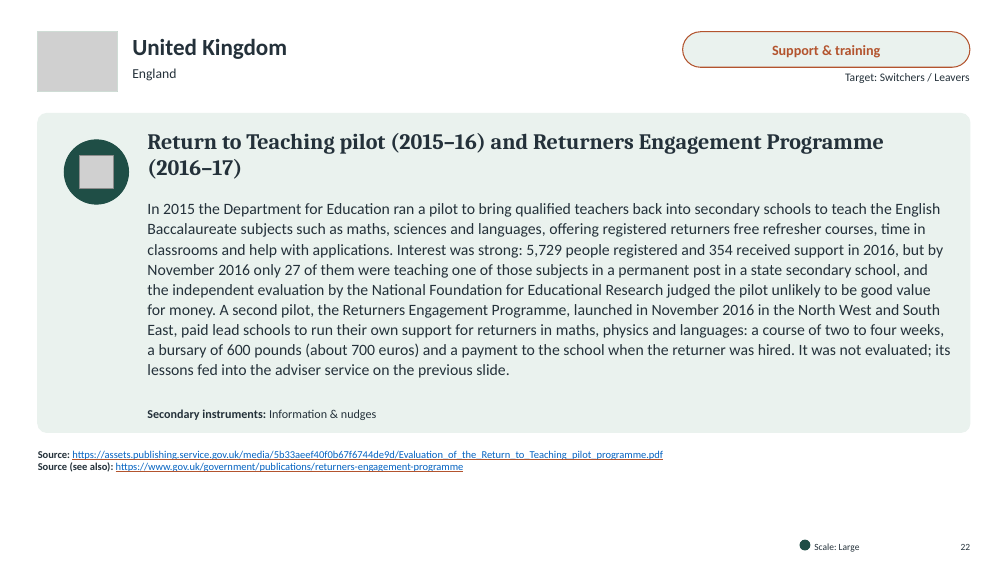
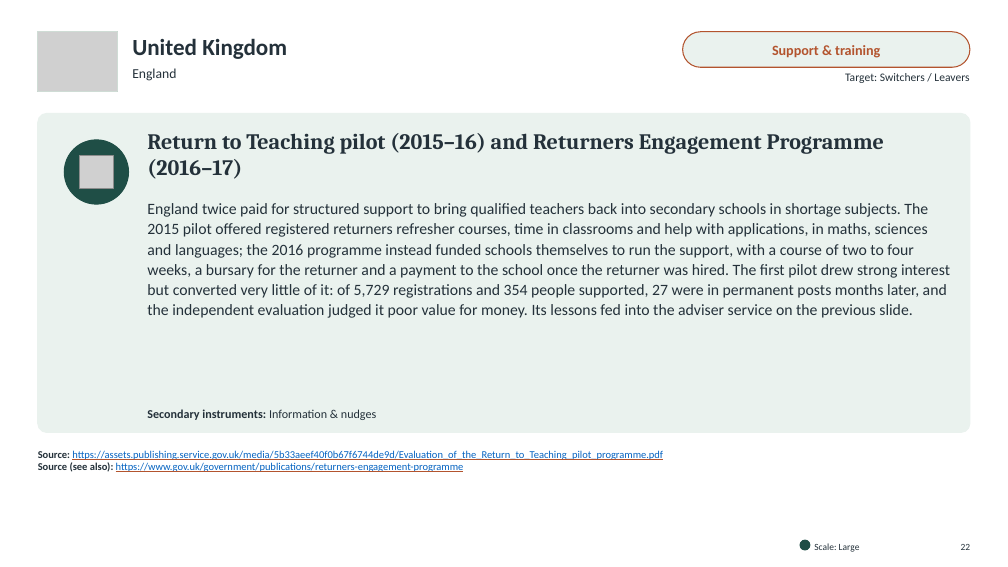
Before and after one commit to jedr1-ship-it/Alternative-Pathways----Quant, a slide deck: slide 22 of policies/Re-attracting_Former_Teachers.pptx. Drawn at 1008x567 pixels with LibreOffice and Linux fonts; fonts in the diff are those of the drawing; grey boxes stand for pictures. Boxes give left, top, right and bottom in pixels: in the first picture for what was removed or moved away, otherwise in the second. Text is boxed around its words. In the diff, an @@ line names an element or a change of style, - is before the commit and + after.

```diff
--- a/policies/Re-attracting_Former_Teachers.pptx
+++ b/policies/Re-attracting_Former_Teachers.pptx
@@ text at box(147, 203, 950, 318): text changed @@
-In 2015 the Department for Education ran a pilot to bring qualified teachers back into secondary schools to teach the English Baccalaureate subjects such as maths, sciences and languages, offering registered returners free refresher courses, time in classrooms and help with applications. Interest was strong: 5,729 people registered and 354 received support in 2016, but by November 2016 only 27 of them were teaching one of those subjects in a permanent post in a state secondary school, and the independent evaluation by the National Foundation for Educational Research judged the pilot unlikely to be good value for money. A second pilot, the Returners Engagement Programme, launched in November 2016 in the North West and South East, paid lead schools to run their own support for returners in maths, physics and languages: a course of two to four weeks, a bursary of 600 pounds (about 700 euros) and a payment to the school when the returner was hired. It was not evaluated; its lessons fed into the adviser service on the previous slide.
+England twice paid for structured support to bring qualified teachers back into secondary schools in shortage subjects. The 2015 pilot offered registered returners refresher courses, time in classrooms and help with applications, in maths, sciences and languages; the 2016 programme instead funded schools themselves to run the support, with a course of two to four weeks, a bursary for the returner and a payment to the school once the returner was hired. The first pilot drew strong interest but converted very little of it: of 5,729 registrations and 354 people supported, 27 were in permanent posts months later, and the independent evaluation judged it poor value for money. Its lessons fed into the adviser service on the previous slide.
```
Also in this commit, not shown: 29 other slides changed, 5 other files.
